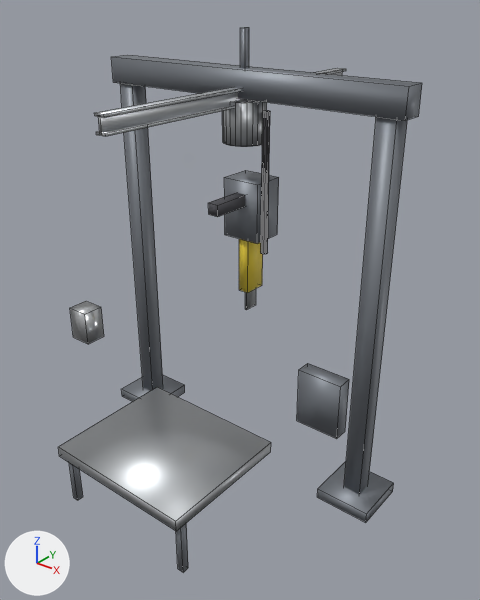
A saved change to the FBX model Tools/butchery/fbx/SM_SPLITTING_SAW.fbx.
Rendered twice from a 50 mm lens placed at (3.42, -4.23, 4.26), pointed at (0.1, -0.09, 1.69). Lighting does not change. The marker at lower left points along +X, +Y and +Z. The older version comes first. Mesh edges are drawn as thin lines.

Names of what the first picture shows: 'SM_SPLITTING_SAW'.
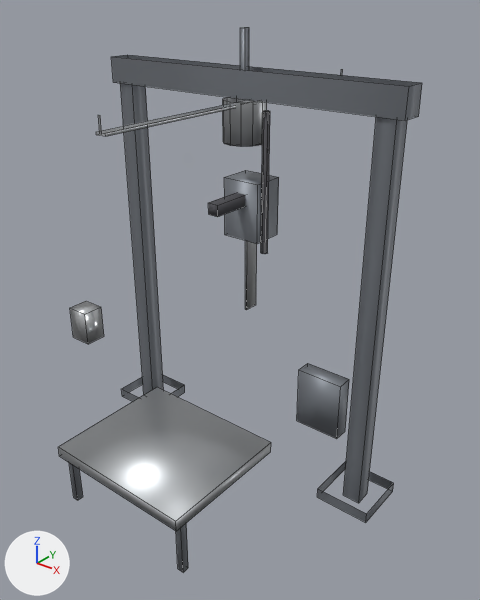
What the commit changed:
me_sm_splitting_saw is used by ob_sm_splitting_saw; location (0.0, 0.0, 0.0).
Verts and faces of me_sm_splitting_saw; kept vertices keep their numbers, new ones are numbered from 224.
Before the commit, vertices of me_sm_splitting_saw: 0 (-1.38, 0.02, 0.01), 2 (-1.38, 0.18, 0.01), 4 (-1.22, 0.02, 0.01), 6 (-1.22, 0.18, 0.01), 8 (1.22, 0.02, 0.01).
Before the commit, vertices of me_sm_splitting_saw: 10 (1.22, 0.18, 0.01), 12 (1.38, 0.02, 0.01), 14 (1.38, 0.18, 0.01), 24 (-1.55, -0.15, 0.01) at pixel (122, 396), 25 (-1.55, -0.15, 0.11) at pixel (121, 388).
Before the commit, vertices of me_sm_splitting_saw: 26 (-1.55, 0.35, 0.01), 27 (-1.55, 0.35, 0.11), 28 (-1.05, -0.15, 0.01), 29 (-1.05, -0.15, 0.11), 30 (-1.05, 0.35, 0.01) at pixel (184, 392).
Before the commit, vertices of me_sm_splitting_saw: 31 (-1.05, 0.35, 0.11) at pixel (184, 384), 32 (1.05, -0.15, 0.01) at pixel (317, 497), 33 (1.05, -0.15, 0.11) at pixel (317, 488), 34 (1.05, 0.35, 0.01), 35 (1.05, 0.35, 0.11) at pixel (346, 460).
Before the commit, vertices of me_sm_splitting_saw: 36 (1.55, -0.15, 0.01) at pixel (365, 522), 37 (1.55, -0.15, 0.11) at pixel (366, 513), 38 (1.55, 0.35, 0.01) at pixel (392, 491), 39 (1.55, 0.35, 0.11) at pixel (393, 482), 129 (-0.68, -1.53, 0.55).
Before the commit, vertices of me_sm_splitting_saw: 131 (-0.68, -1.47, 0.55), 133 (-0.62, -1.53, 0.55), 135 (-0.62, -1.47, 0.55), 137 (0.62, -1.53, 0.55), 139 (0.62, -1.47, 0.55).
Before the commit, vertices of me_sm_splitting_saw: 141 (0.68, -1.53, 0.55), 143 (0.68, -1.47, 0.55).
me_sm_splitting_saw had 224 vertices, 220 faces and spanned x -1.55..1.55, y -1.6..1.6, z 0.0..3.91.
me_sm_splitting_saw now has 164 vertices, 105 faces and spans x -1.55..1.55, y -1.6..1.6, z 0.0..3.91.
me_sm_splitting_saw part 1: the loose piece of 8 vertices spanning x -0.04..0.05, y -1.4..1.6, z 3.45..3.48 is deleted.
me_sm_splitting_saw part 2: the loose piece of 8 vertices spanning x -0.05..0.05, y 0.09..0.31, z 1.67..2.38 is deleted.
Part 3, on me_sm_splitting_saw:
Faces deleted: (0, 2, 6, 4), (8, 10, 14, 12), (24, 26, 30, 28), (25, 29, 31, 27), (32, 34, 38, 36), (33, 37, 39, 35).
Faces deleted: (129, 133, 135, 131), (137, 141, 143, 139).
Part 4, on me_sm_splitting_saw:
48 vertices are removed from x -0.17..0.25, y -0.07..0.27, z 2.11..3.38.
127 faces are deleted.
4 vertices are added at (0.25, 0.12, 2.11), (0.25, 0.12, 3.31), (0.19, 0.12, 2.11), (0.19, 0.12, 3.31).
22 new faces join them, mat_m_butchery_steelbrushed (light grey #c8cbce).
10 new faces join them, mat_m_butchery_rubber (dark grey #4b4b50).
me_sm_splitting_saw no longer uses material mat_m_butchery_safetyyellow (yellow #efd43f).

Boxes [x1, y1, x2, y2] around the edits, measured in the pictures (480 x 600 px):
part 1 of me_sm_splitting_saw, deleted: before [94, 68, 346, 117]
part 2 of me_sm_splitting_saw, deleted (yellow): before [239, 239, 263, 293]
part 3 of me_sm_splitting_saw, deleted: before [122, 375, 393, 514]
part 4 of me_sm_splitting_saw, cut back: before [96, 55, 420, 254]; after [223, 97, 270, 254]
